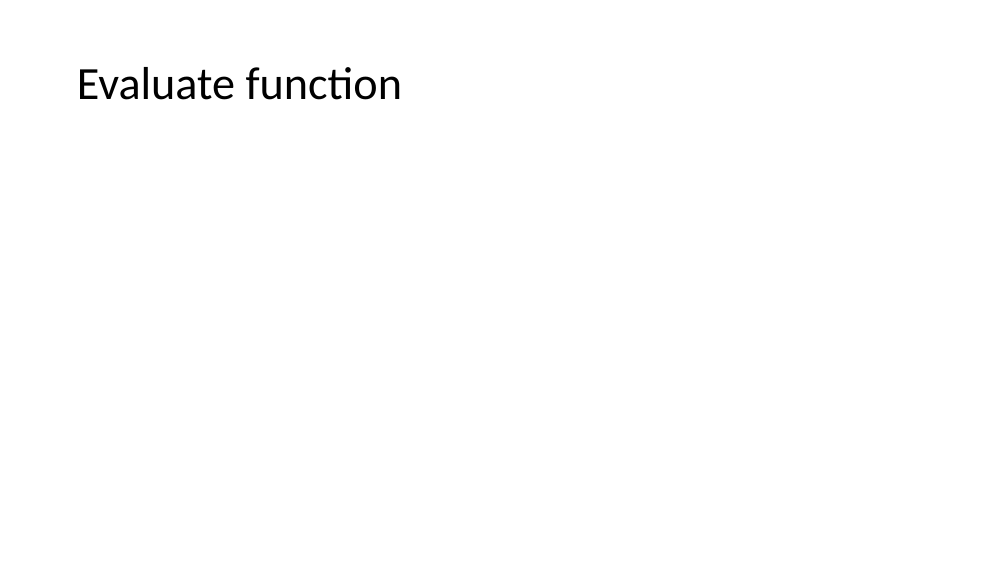
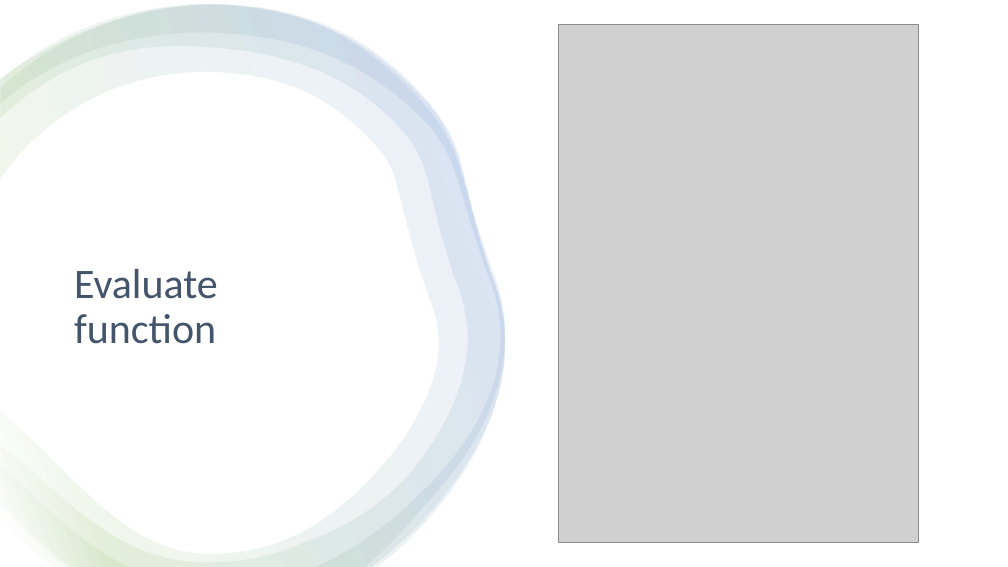
Before and after one commit to yixian03/miniProject3, a slide deck: slide 4 of document/miniProject 3_presentation.pptx. Drawn at 1008x567 pixels with LibreOffice and Linux fonts; fonts in the diff are those of the drawing; grey boxes stand for pictures. Boxes give left, top, right and bottom in pixels: in the first picture for what was removed or moved away, otherwise in the second. Text is boxed around its words. In the diff, an @@ line names an element or a change of style, - is before the commit and + after.

```diff
--- a/document/miniProject 3_presentation.pptx
+++ b/document/miniProject 3_presentation.pptx
@@ rectangle added at (x1=0, y1=0, x2=1008, y2=566), fill #FFFFFF @@
@@ freeform shape added at (x1=0, y1=5, x2=504, y2=567), fill gradient #FFFFFF to #70AD47 to #4472C4 @@
@@ freeform shape added at (x1=0, y1=5, x2=504, y2=567), fill gradient #FFFFFF to #70AD47 to #4472C4 @@
@@ freeform shape added at (x1=0, y1=5, x2=504, y2=567), fill gradient #FFFFFF to #70AD47 to #4472C4 @@
@@ picture added at (x1=559, y1=24, x2=919, y2=543) @@
@@ title "Evaluate function" moved from (x1=77, y1=67, x2=402, y2=100) to (x1=74, y1=269, x2=218, y2=344) @@
@@ title "Evaluate function" at (x1=74, y1=269, x2=218, y2=344): size 44 to 40 pt, text colour #000000 to #44546A; vertical alignment middle to top @@
```
Also in this commit, not shown: 2 other slides changed, 2 slides added, 1 slide removed, 4 other files.
